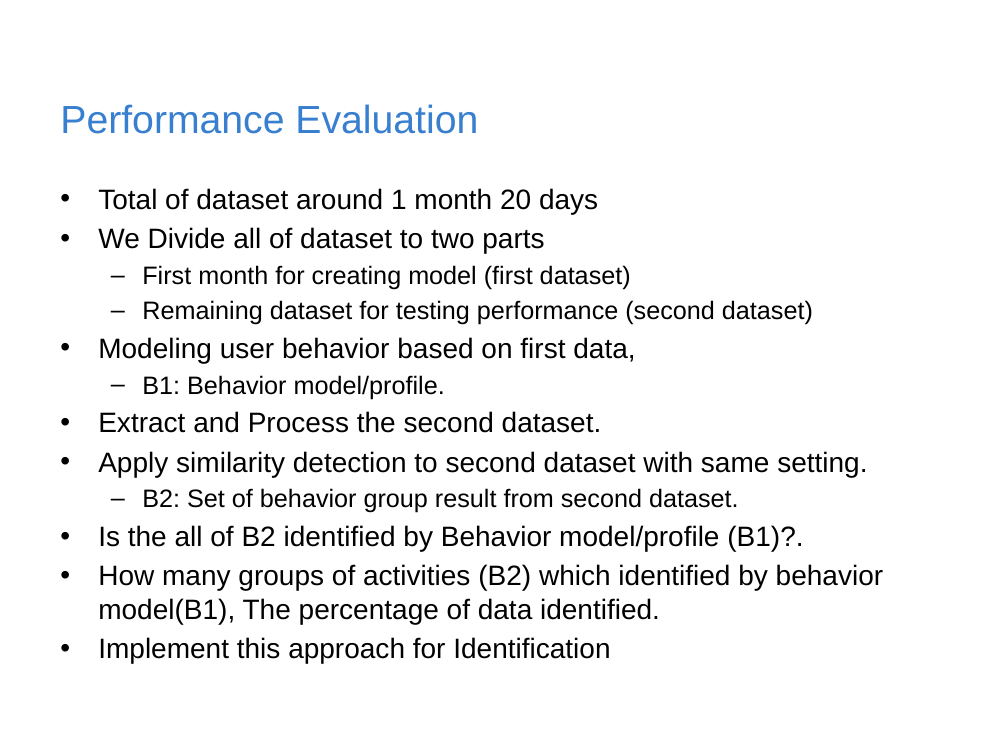
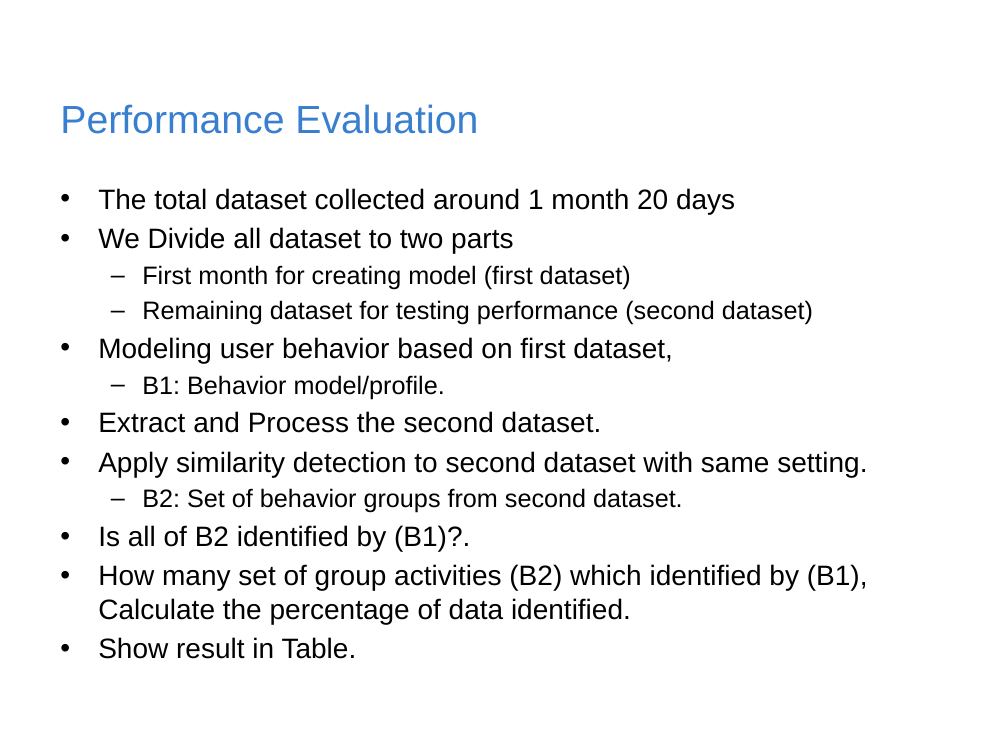
Before and after one commit to rischanlab/MyThesis, a slide deck: slide 20 of Thesis-presentation.pptx (slide 22 before the commit). Drawn at 1008x756 pixels with LibreOffice and Linux fonts; fonts in the diff are those of the drawing; background and template pictures are left out. Boxes give left, top, right and bottom in pixels: in the first picture for what was removed or moved away, otherwise in the second. Text is boxed around its words. In the diff, an @@ line names an element or a change of style, - is before the commit and + after.

```diff
--- a/Thesis-presentation.pptx
+++ b/Thesis-presentation.pptx
@@ text at <box>98,188,735,253</box>: text changed @@
-• Total of dataset around 1 month 20 days
-• We Divide all of dataset to two parts
+• The total dataset collected around 1 month 20 days
+• We Divide all dataset to two parts
@@ text at <box>98,337,673,363</box>: text changed @@
-• Modeling user behavior based on first data,
+• Modeling user behavior based on first dataset,
@@ text at <box>98,488,868,659</box>: text changed @@
-  – B2: Set of behavior group result from second dataset.
-• Is the all of B2 identified by Behavior model/profile (B1)?.
-• How many groups of activities (B2) which identified by behavior model(B1), The percentage of data identified.
-• Implement this approach for Identification
+  – B2: Set of behavior groups from second dataset.
+• Is all of B2 identified by (B1)?.
+• How many set of group activities (B2) which identified by (B1), Calculate the percentage of data identified.
+• Show result in Table.
```
Also in this commit, not shown: 14 other slides changed, 3 slides added, 3 slides removed, 1 other file.
